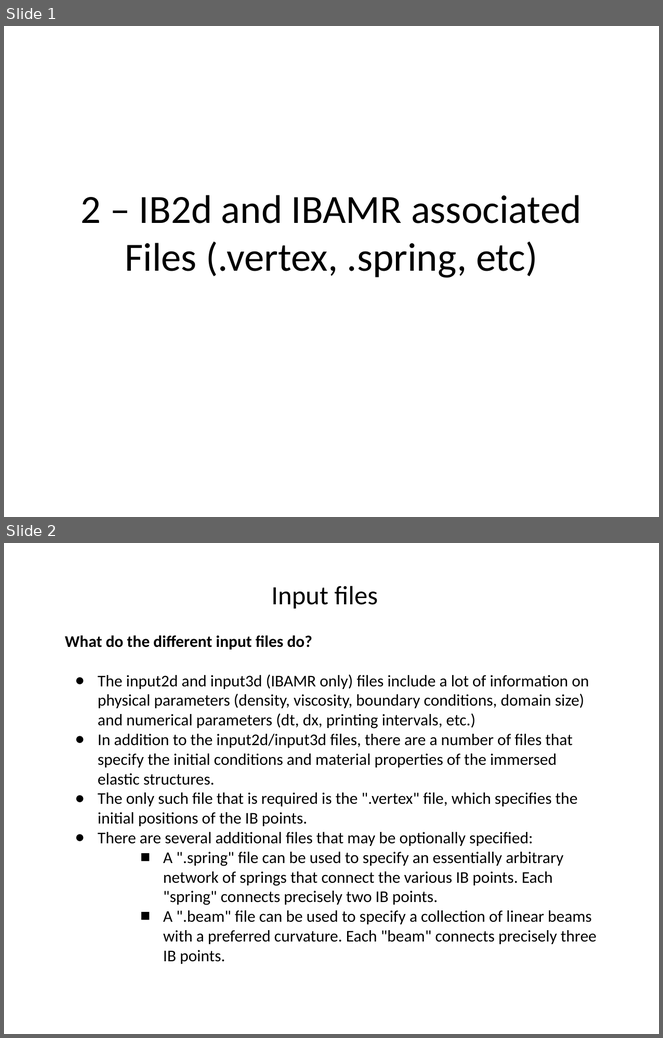
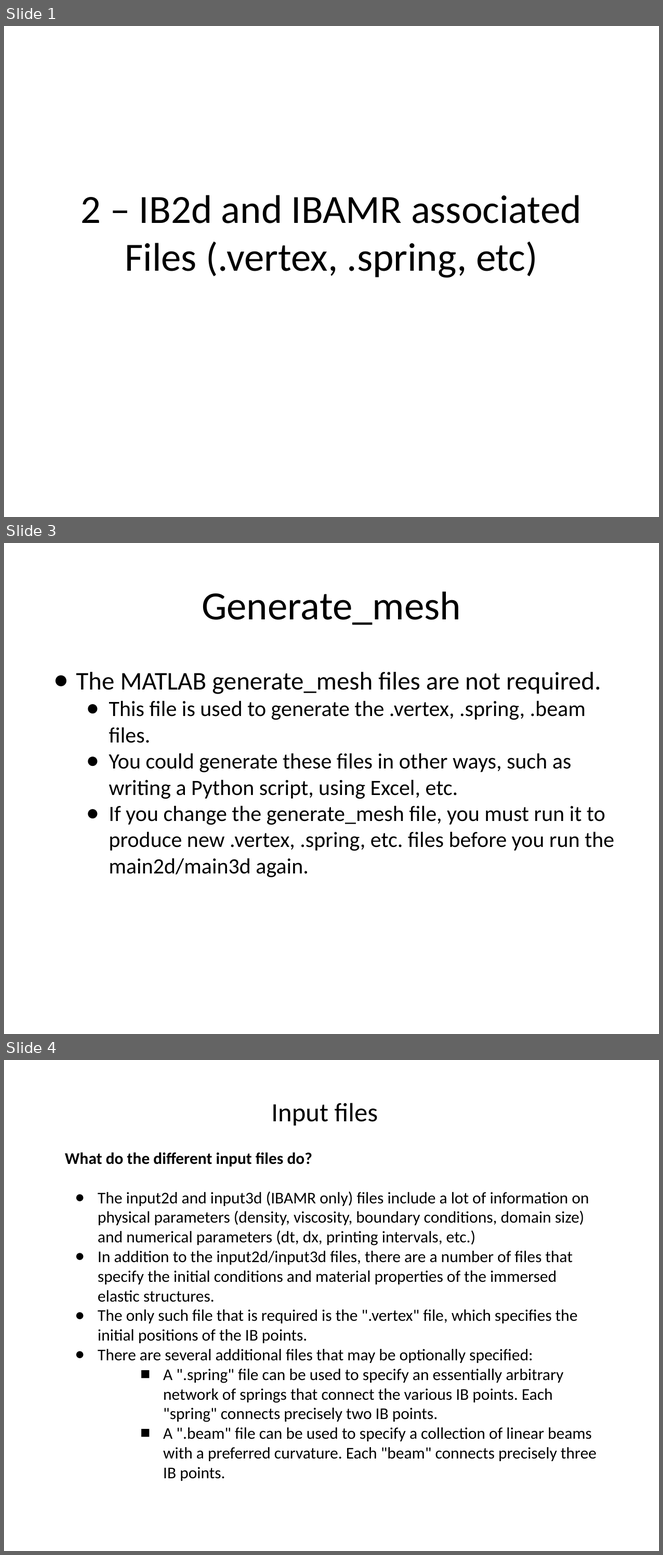
Before and after one commit to fairyflies9/IBAMR-Tutorials, a slide deck: UA Tutorials/Lecture2-InputFiles-Ib2d-IBAMR.pptx. Shown one above the other, each under a label of ours: slides 1 and 2 before the commit, slides 1, 3 and 4 after it; the slides between them are not shown. The pictures are 663x1038 and 663x1555 pixels, drawn with LibreOffice and Linux fonts; fonts in the diff are those of the drawing. Boxes give left, top, right and bottom in pixels: in the first picture for what was removed or moved away, otherwise in the second. Text is boxed around its words. In the diff, an @@ line names an element or a change of style, - is before the commit and + after.

Commit message:
update to UA tutorial 2
added codes to read .vertex and .spring files, added slides

```diff
--- a/UA Tutorials/Lecture2-InputFiles-Ib2d-IBAMR.pptx
+++ b/UA Tutorials/Lecture2-InputFiles-Ib2d-IBAMR.pptx
@@ slide 3 added at (4, 543, 659, 1034), background #FFFFFF @@
@@ title added at (202, 591, 461, 625), 44 pt, text #000000 @@
+Generate_mesh
@@ text added at (76, 672, 614, 878), 24 pt, text #000000 @@
+● The MATLAB generate_mesh files are not required.
+  ● This file is used to generate the .vertex, .spring, .beam files.
+  ● You could generate these files in other ways, such as writing a Python script, using Excel, etc.
+  ● If you change the generate_mesh file, you must run it to produce new .vertex, .spring, etc. files before you run the main2d/main3d again.
@@ what was slide 2 is now slide 4 @@
```
Also in this commit, not shown: 6 slides changed, 8 other slides added, 4 other files.
